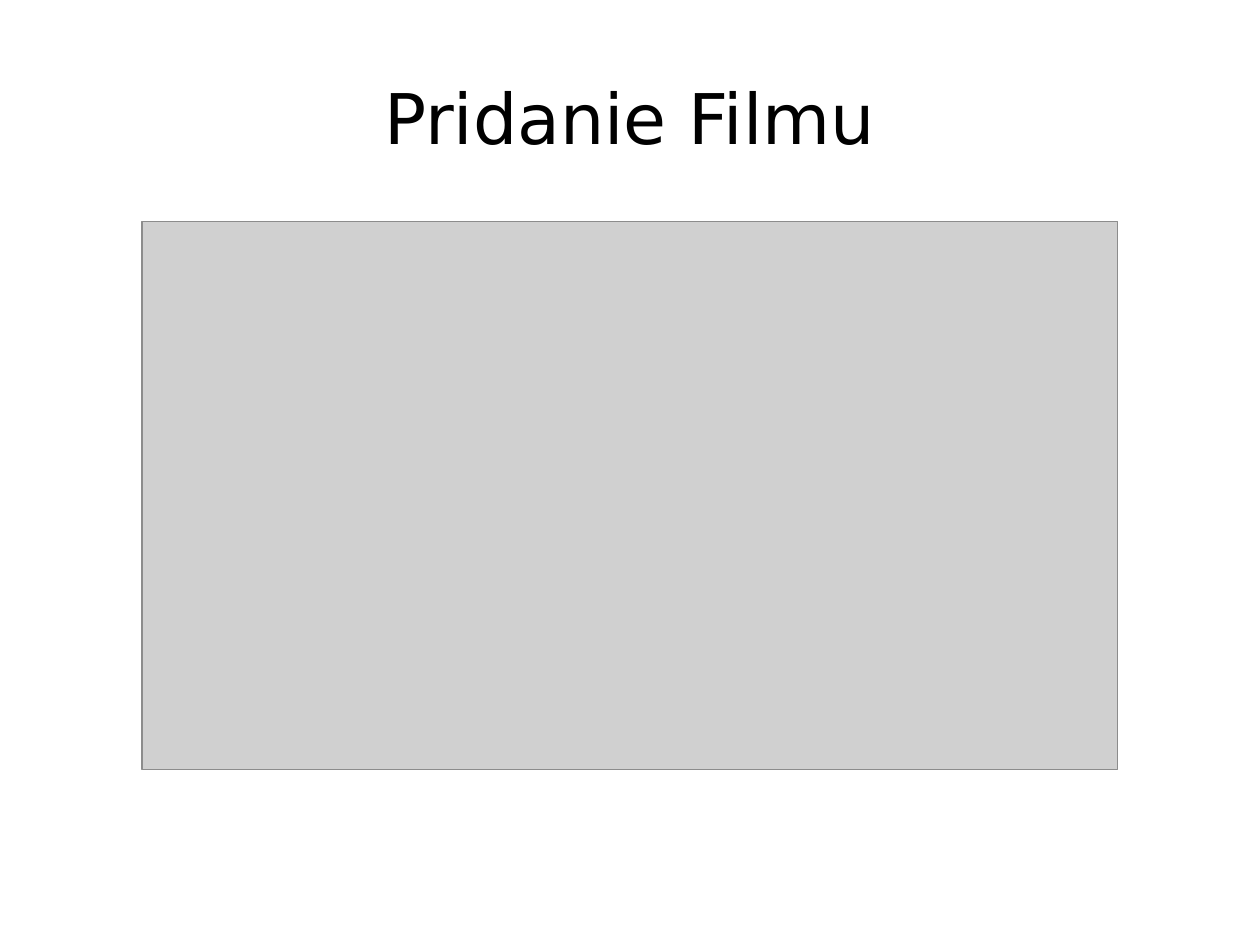
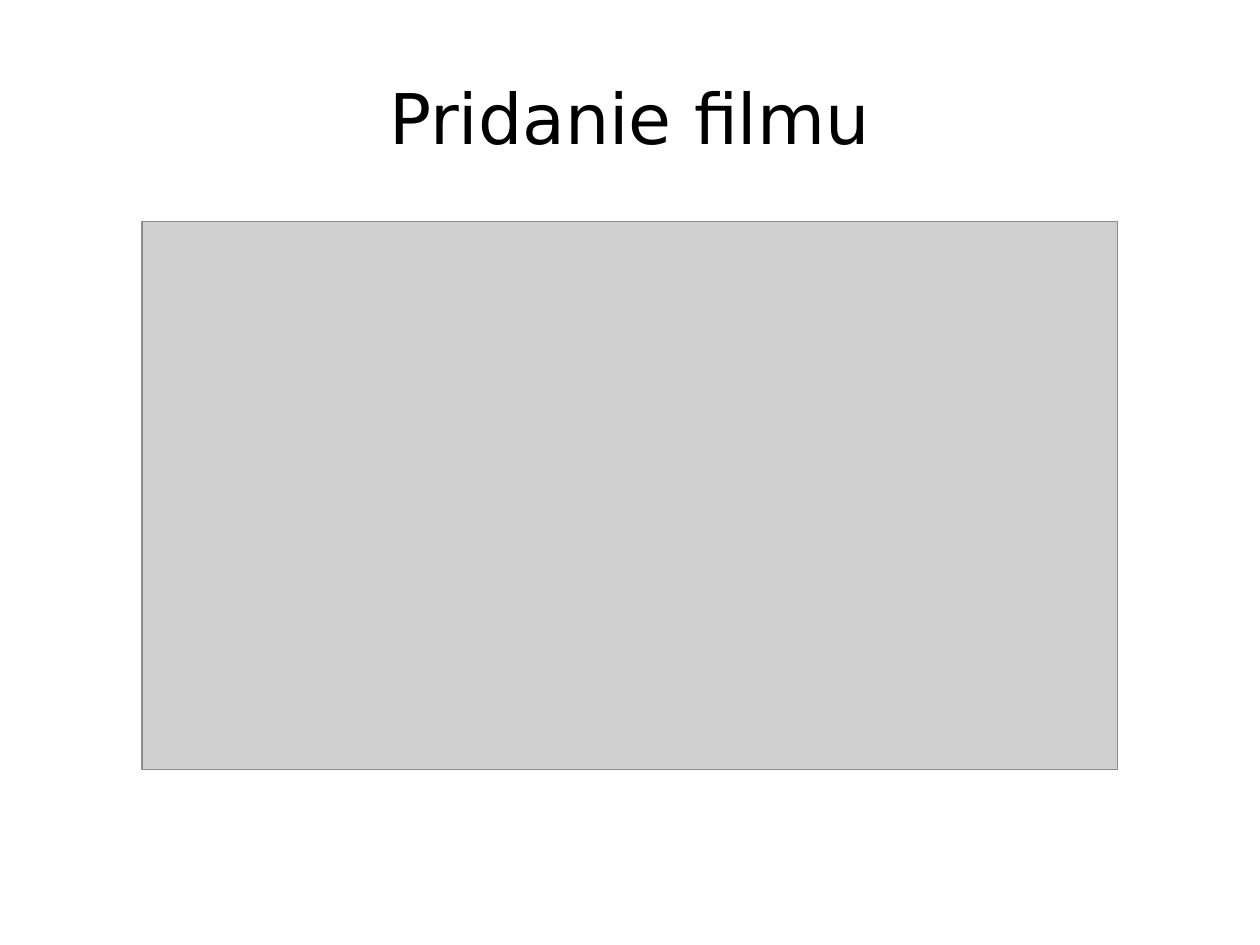
Before and after one commit to pestanko/PB138---Kartoteka, a slide deck: slide 14 of doc/presentation/Prezentacia.odp. Drawn at 1260x945 pixels with LibreOffice and Linux fonts; fonts in the diff are those of the drawing; grey boxes stand for pictures. Boxes give left, top, right and bottom in pixels: in the first picture for what was removed or moved away, otherwise in the second. Text is boxed around its words. In the diff, an @@ line names an element or a change of style, - is before the commit and + after.

```diff
--- a/doc/presentation/Prezentacia.odp
+++ b/doc/presentation/Prezentacia.odp
@@ title at [389, 91, 869, 145]: text changed @@
-Pridanie Filmu
+Pridanie filmu
```
Also in this commit, not shown: 8 other slides changed.
